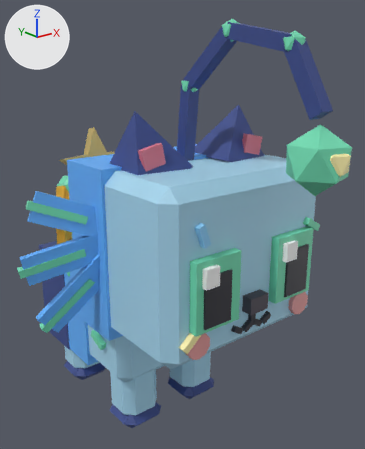
What one commit did to the FBX model assets/clean-a-cat/exports/CleanACat_Pet_Angler.fbx.
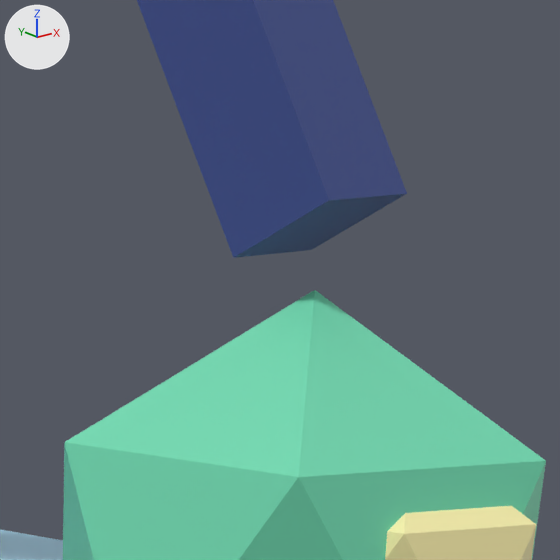
Each version appears first whole from a 50 mm camera at (-0.01634, -0.02437, 0.02051) aimed at (0.00109, -0.00258, 0.01179), and next in a close-up on the part from 76% to 97% of the width and 19% to 36% of the height. The axes (+X, +Y, +Z) are drawn at upper left. The lights are the same throughout. The first two pictures are the older version. Where no turn or scale is listed for an object, it has been applied to the vertices.

The older version as bpy lines, for what is in view:
```python
me_cleanacat_pet_angler_glow = bpy.data.meshes.new('CleanACat_Pet_Angler_Glow')
me_cleanacat_pet_angler_glow.from_pydata(...)  # 108 vertices, 136 faces; spans x -0.0088..0.0088, y -0.003..0.0081, z -0.0111..0.0033
me_cleanacat_pet_angler_glow.materials.append(mat_cleanacat_palette)
me_cleanacat_pet_angler_head = bpy.data.meshes.new('CleanACat_Pet_Angler_Head')
me_cleanacat_pet_angler_head.from_pydata(...)  # 144 vertices, 138 faces; spans x -0.00515..0.00515, y -0.00675..0.00188, z -0.00115..0.00755
me_cleanacat_pet_angler_head.materials.append(mat_cleanacat_palette)
me_cleanacat_pet_angler_prop = bpy.data.meshes.new('CleanACat_Pet_Angler_Prop')
me_cleanacat_pet_angler_prop.from_pydata(...)  # 82 vertices, 60 faces; spans x -0.0087..0.0087, y -0.0097..0.0003, z -0.0006..0.0138
me_cleanacat_pet_angler_prop.materials.append(mat_cleanacat_palette)
ob_cleanacat_pet_angler_glow = bpy.data.objects.new('CleanACat_Pet_Angler_Glow', me_cleanacat_pet_angler_glow)
ob_cleanacat_pet_angler_glow.location = (0.0, -0.010635, 0.019161)
ob_cleanacat_pet_angler_head = bpy.data.objects.new('CleanACat_Pet_Angler_Head', me_cleanacat_pet_angler_head)
ob_cleanacat_pet_angler_head.location = (0.0, -0.003, 0.0085)
ob_cleanacat_pet_angler_prop = bpy.data.objects.new('CleanACat_Pet_Angler_Prop', me_cleanacat_pet_angler_prop)
ob_cleanacat_pet_angler_prop.location = (0.0, -0.003, 0.0085)
```
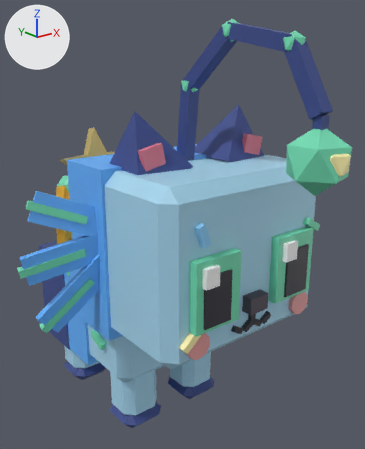
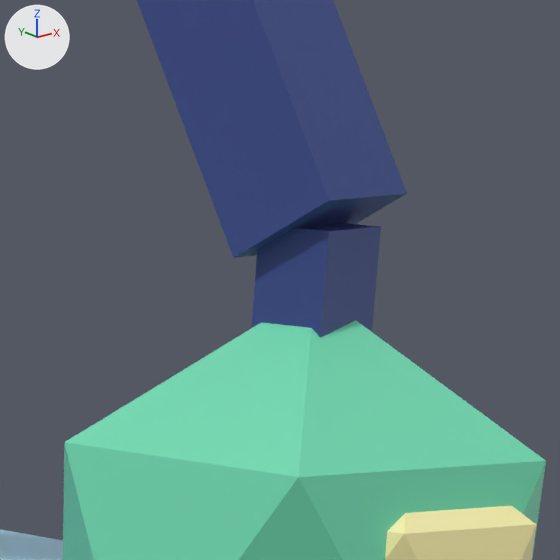
Where the change shows, as pixel boxes [x1, y1, x2, y2] in the close-ups (560 x 560 px):
```json
{"object": "CleanACat_Pet_Angler_Prop", "change": "reshaped", "before": [137, 0, 407, 258], "after": [137, 0, 407, 338]}
{"part": 1, "of": "me_cleanacat_pet_angler_prop", "change": "added", "after": [251, 223, 381, 338], "on screen": "blue"}
```

Edits to the scene script, one JSON object a line:
```json
{"block": "me_cleanacat_pet_angler_prop", "where": "# used by ob_cleanacat_pet_angler_prop; location = (0.0, -0.003, 0.0085)"}
{"op": "remove", "block": "me_cleanacat_pet_angler_prop", "code": "me_cleanacat_pet_angler_prop.from_pydata(...)  # 82 vertices, 60 faces; spans x -0.0087..0.0087, y -0.0097..0.0003, z -0.0006..0.0138"}
{"op": "add", "block": "me_cleanacat_pet_angler_prop", "code": "me_cleanacat_pet_angler_prop.from_pydata(...)  # 88 vertices, 66 faces; spans x -0.0087..0.0087, y -0.0097..0.0003, z -0.0006..0.0138"}
{"block": "me_cleanacat_pet_angler_prop", "change": "me_cleanacat_pet_angler_prop part 1: a new loose piece, a box spanning x -0.00022..0.00022, y -0.00959..-0.00916, z 0.00914..0.01023, in mat_cleanacat_palette"}
{"block": "me_cleanacat_pet_angler_prop", "change": "other edits to the shape of me_cleanacat_pet_angler_prop do not show in these pictures"}
```
